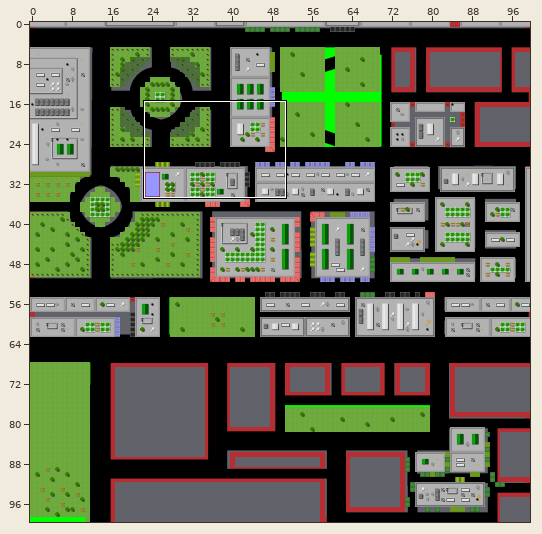
Two states of a Tiled map, assets/maps/City1.tmx. Above, an overview of the earlier version with the close-up marked.
Close-up. The starting point:
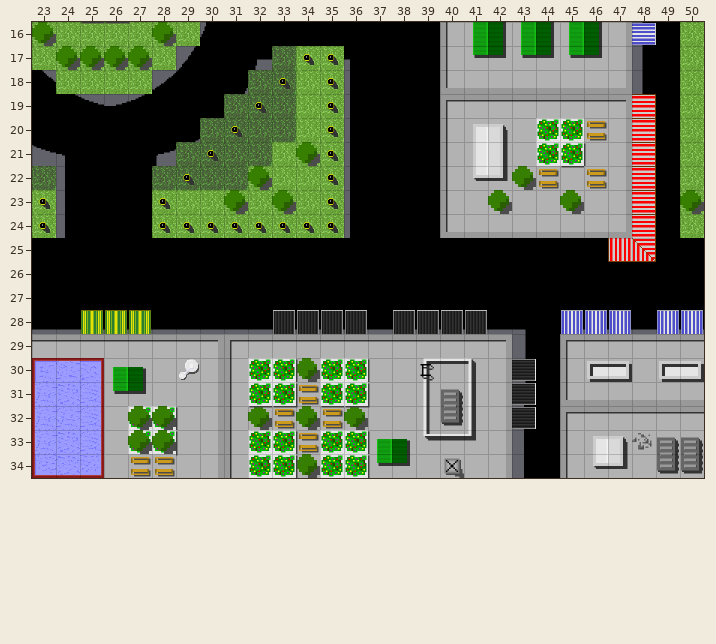
Cells are 32x32 px. Shown: x 23..50, y 16..34. The commit also changed other parts of the map, which this record leaves out. Tiles whose own drawing changed are shown in their newer look in all pictures.
Now the later version:
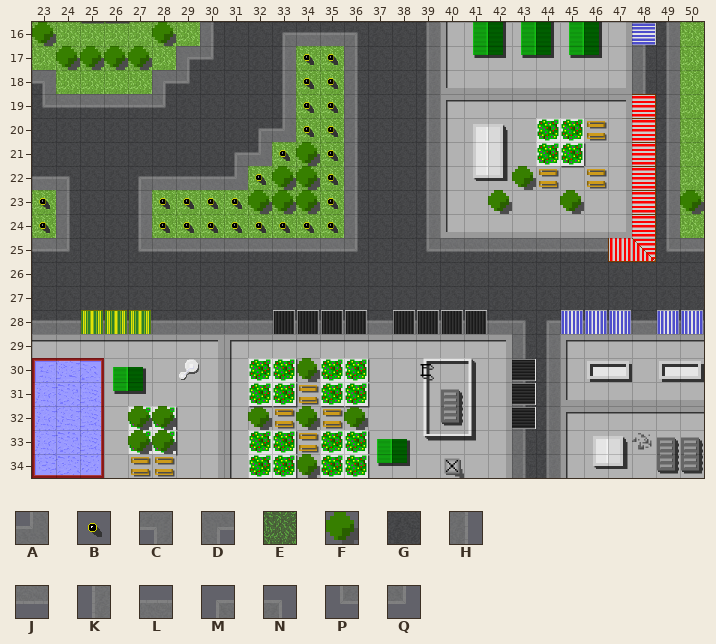
Key: from "Awnings": A 6, B 9, C 14, D 15, E 17, F 18, G 22, H 38, J 39, K 46, L 47, M 54, N 55, P 62, Q 63.
_ is an empty cell.
Tiles of an added or newly shown layer are drawn over the layers below it.
Diff:
Layer "Background":
y 16: x 30..39 __________ -> GGGGGGGGGG; x 48..49 __ -> GG
y 17: x 29..33 ____E -> GGGGG; x 36..39 ____ -> GGGG; x 48..49 __ -> GG
y 18: x 23 _ -> G; x 28..33 ____EE -> GGGGGG; x 36..39 ____ -> GGGG; x 48..49 __ -> GG
y 19: x 23..33 ________EEE -> GGGGGGGGGGG; x 36..39 ____ -> GGGG; x 49 _ -> G
y 20: x 23..33 _______EEEE -> GGGGGGGGGGG; x 36..39 ____ -> GGGG; x 49 _ -> G
y 21: x 23..32 ______EEEE -> GGGGGGGGGG; x 36..39 ____ -> GGGG; x 49 _ -> G
y 22: x 23..31 E____EEEE -> GGGGGGGGG; x 36..39 ____ -> GGGG; x 49 _ -> G
y 23..24: x 24..27 ____ -> GGGG; x 36..39 ____ -> GGGG; x 49 _ -> G
y 25: x 23..46 ________________________ -> GGGGGGGGGGGGGGGGGGGGGGGG; x 49..50 __ -> GG
y 26..28: x 23..50 ____________________________ -> GGGGGGGGGGGGGGGGGGGGGGGGGGGG
y 29..34: x 43..44 __ -> GG
Layer "Pavement" (added):
y 16: x 30 _ -> H; x 33..36 ____ -> MLLN; x 39 _ -> K; x 48..49 __ -> HK
y 17: x 29..30 __ -> DQ; x 33 _ -> K; x 36 _ -> H; x 39 _ -> K; x 48..49 __ -> HK
y 18: x 23 _ -> C; x 28..29 __ -> DQ; x 33 _ -> K; x 36 _ -> H; x 39 _ -> K; x 48..49 __ -> HK
y 19: x 23..28 ______ -> PJJJJQ; x 33 _ -> K; x 36 _ -> H; x 39 _ -> K; x 49 _ -> K
y 20: x 32..33 __ -> MA; x 36 _ -> H; x 39 _ -> K; x 49 _ -> K
y 21: x 31..32 __ -> MA; x 36 _ -> H; x 39 _ -> K; x 49 _ -> K
y 22: x 23..24 __ -> LN; x 27..31 _____ -> MLLLA; x 36 _ -> H; x 39 _ -> K; x 49 _ -> K
y 23..24: x 24 _ -> H; x 27 _ -> K; x 36 _ -> H; x 39 _ -> K; x 49 _ -> K
y 25: x 23..24 __ -> JQ; x 27..36 __________ -> PJJJJJJJJQ; x 39..46 ________ -> PJJJJJJJ; x 49..50 __ -> PJ
y 28: x 23..50 ____________________________ -> LLLLLLLLLLLLLLLLLLLLNMLLLLLL
y 29..34: x 43..44 __ -> HK
Layer "Buildings":
y 18: x 33 B -> _
y 19: x 32 B -> _
y 20: x 31 B -> _
y 21: x 30 B -> _
y 22: x 29 B -> _
Layer "Decoration":
y 18..20: x 34 _ -> B
y 21: x 33 _ -> B
y 22: x 32..34 F__ -> BFF
y 23: x 29..32 __F_ -> BBBF; x 34 _ -> F
